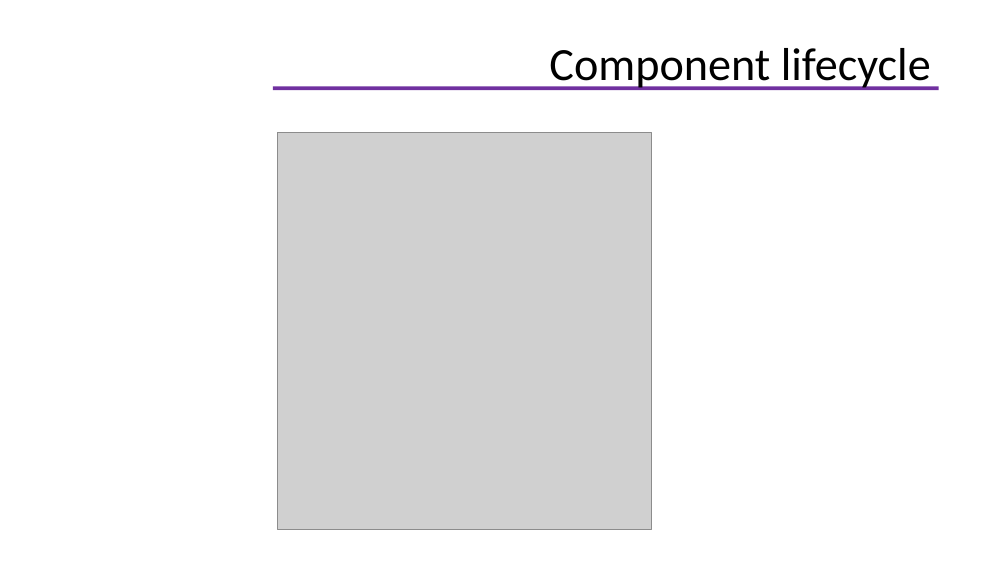
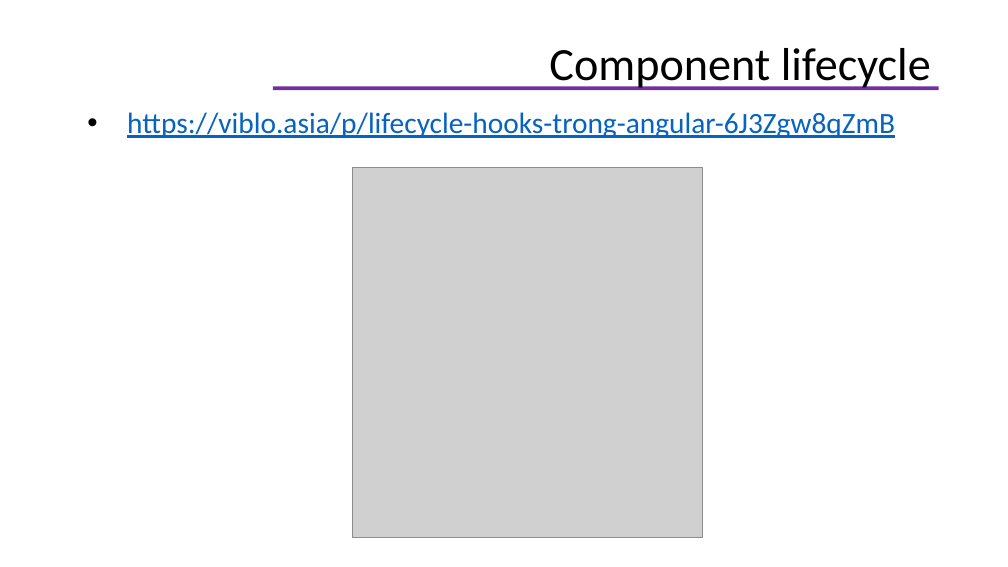
Before and after one commit to helenhash/angular-training, a slide deck: slide 45 of docs/Angular Training.pptx (slide 44 before the commit). Drawn at 1008x567 pixels with LibreOffice and Linux fonts; fonts in the diff are those of the drawing; grey boxes stand for pictures; background and template pictures are left out. Boxes give left, top, right and bottom in pixels: in the first picture for what was removed or moved away, otherwise in the second. Text is boxed around its words. In the diff, an @@ line names an element or a change of style, - is before the commit and + after.

```diff
--- a/docs/Angular Training.pptx
+++ b/docs/Angular Training.pptx
@@ text added at [127, 112, 895, 138], 21 pt, text #0563C1, underline @@
+• https://viblo.asia/p/lifecycle-hooks-trong-angular-6J3Zgw8qZmB
@@ picture: place and size @@
-picture at [277, 132, 652, 529]
+picture at [353, 167, 703, 537]
```
Also in this commit, not shown: 1 other slide changed, 3 slides added, 8 other files.
